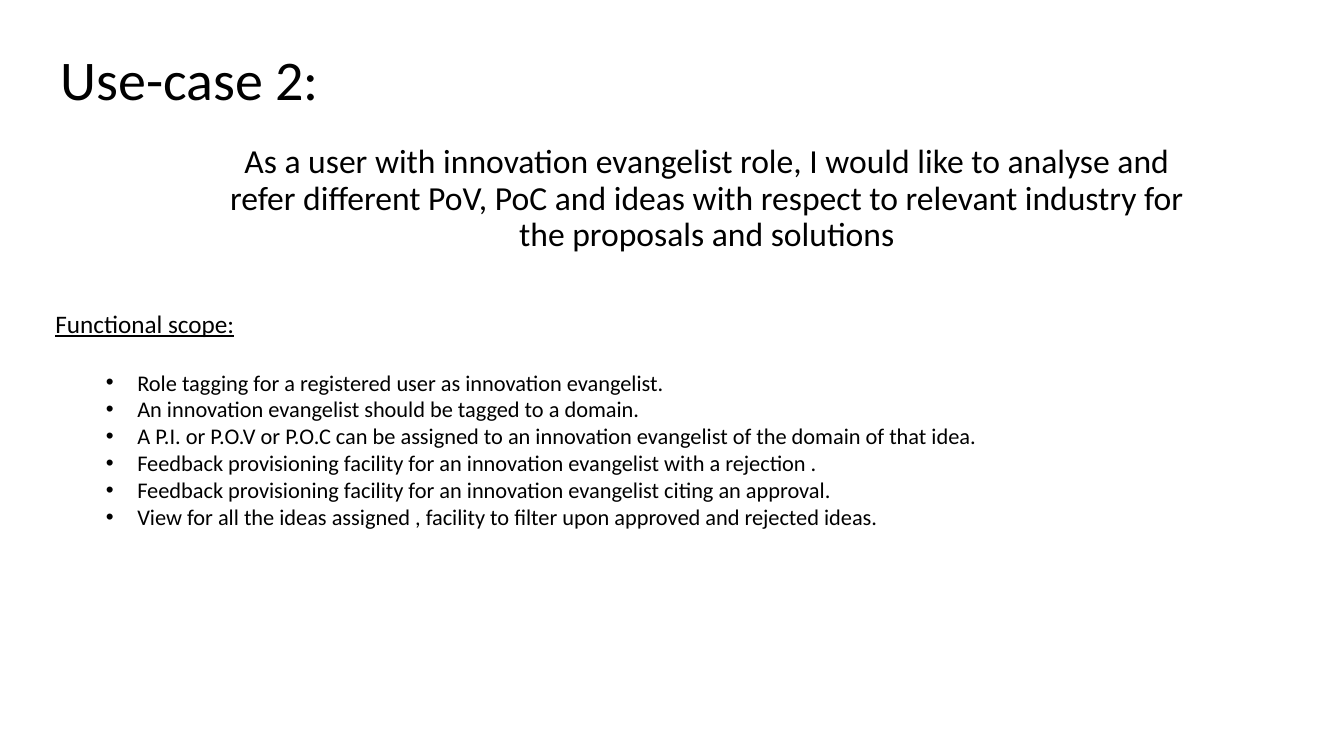
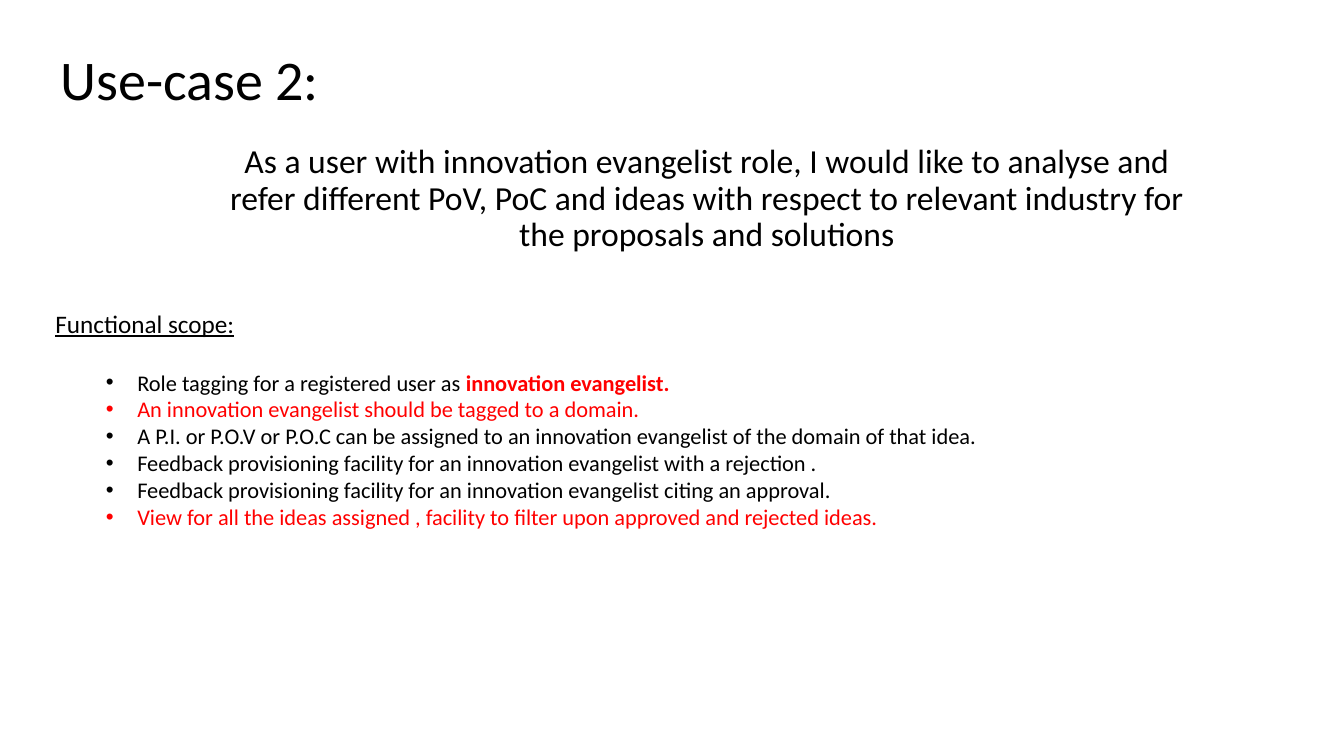
Before and after one commit to Sreenadh1543/ogo-data-holder, a slide deck: slide 3 of 2.use-cases/Use-cases.pptx. Drawn at 1344x756 pixels with LibreOffice and Linux fonts; fonts in the diff are those of the drawing. Boxes give left, top, right and bottom in pixels: in the first picture for what was removed or moved away, otherwise in the second. Text is boxed around its words. In the diff, an @@ line names an element or a change of style, - is before the commit and + after.

```diff
--- a/2.use-cases/Use-cases.pptx
+++ b/2.use-cases/Use-cases.pptx
@@ text at (137, 375, 877, 529): text colour #000000 to #FF0000 in "innovation evangelist.", "An innovation evangelist should be tagged to ...", "View for all the ideas assigned , ..."; bold on in "innovation evangelist." @@
```
Also in this commit, not shown: 3 other slides changed.
